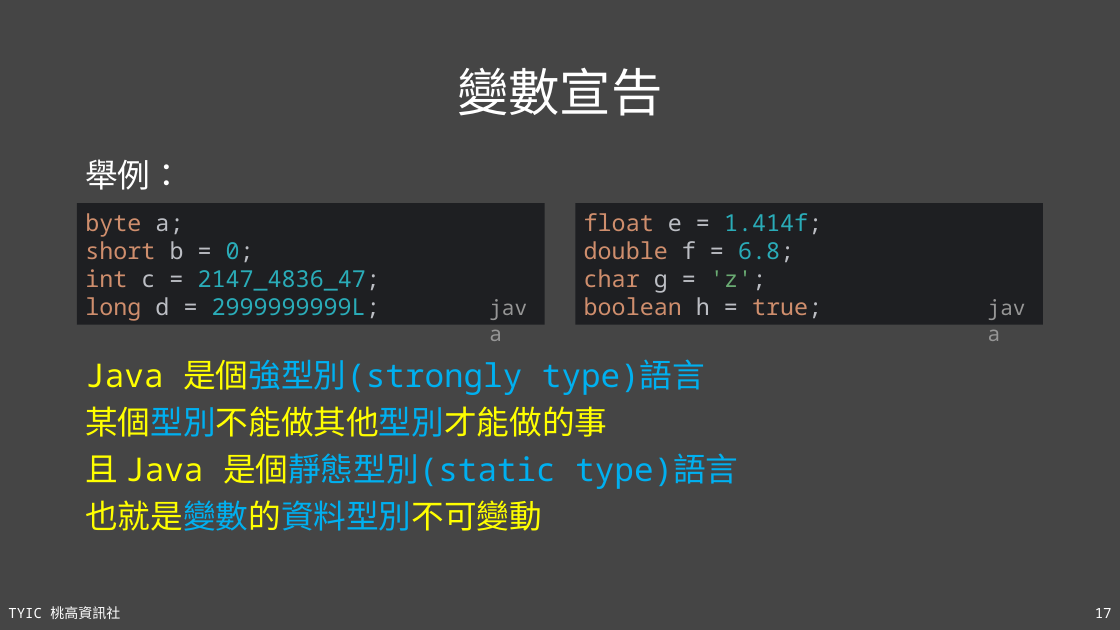
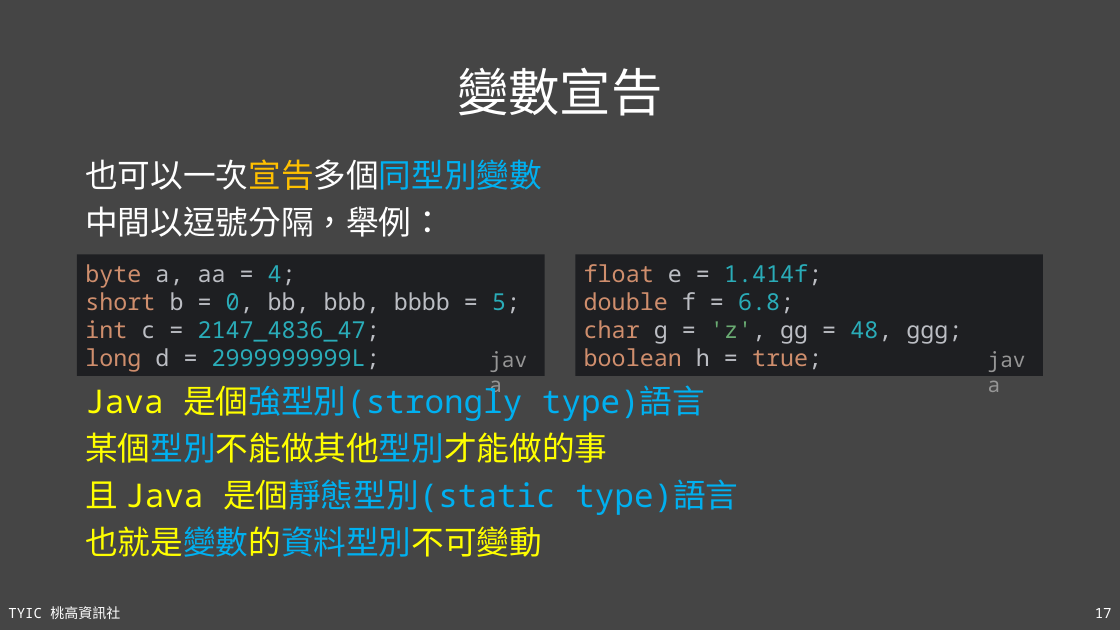
Before and after one commit to TYSHIC/slides, a slide deck: slide 17 of ppt/04_初探Java.pptx. Drawn at 1120x630 pixels with LibreOffice and Linux fonts; fonts in the diff are those of the drawing. Boxes give left, top, right and bottom in pixels: in the first picture for what was removed or moved away, otherwise in the second. Text is boxed around its words. In the diff, an @@ line names an element or a change of style, - is before the commit and + after.

```diff
--- a/ppt/04_初探Java.pptx
+++ b/ppt/04_初探Java.pptx
@@ text at [85,159,542,237]: text changed @@
-舉例：
+也可以一次宣告多個同型別變數
+中間以逗號分隔，舉例：
@@ 2 texts, 2 rectangles: place and size @@
-2 texts, 2 rectangles at [77,203,1044,325]
+2 texts, 2 rectangles at [77,255,1044,376]
@@ text in rectangle at [85,264,520,372]: text changed; text colour #2AACB8 to #BCBEC4 @@
-byte a;
-short b = 0;
-int c = 2147_4836_47;
-long d = 2999999999L;
+byte a, aa = 4;
+short b = 0, bb, bbb, bbbb = 5;
+int c = 2147_4836_47;
+long d = 2999999999L;
@@ text in rectangle at [584,264,962,370]: text changed @@
-float e = 1.414f;
-double f = 6.8;
-char g = 'z';
-boolean h = true;
+float e = 1.414f;
+double f = 6.8;
+char g = 'z', gg = 48, ggg;
+boolean h = true;
@@ text "Java 是個強型別(strongly type)語言" rewrapped from [85,359,738,531] to [85,381,738,557] @@
```
Also in this commit, not shown: 2 other slides changed, 3 other files.
